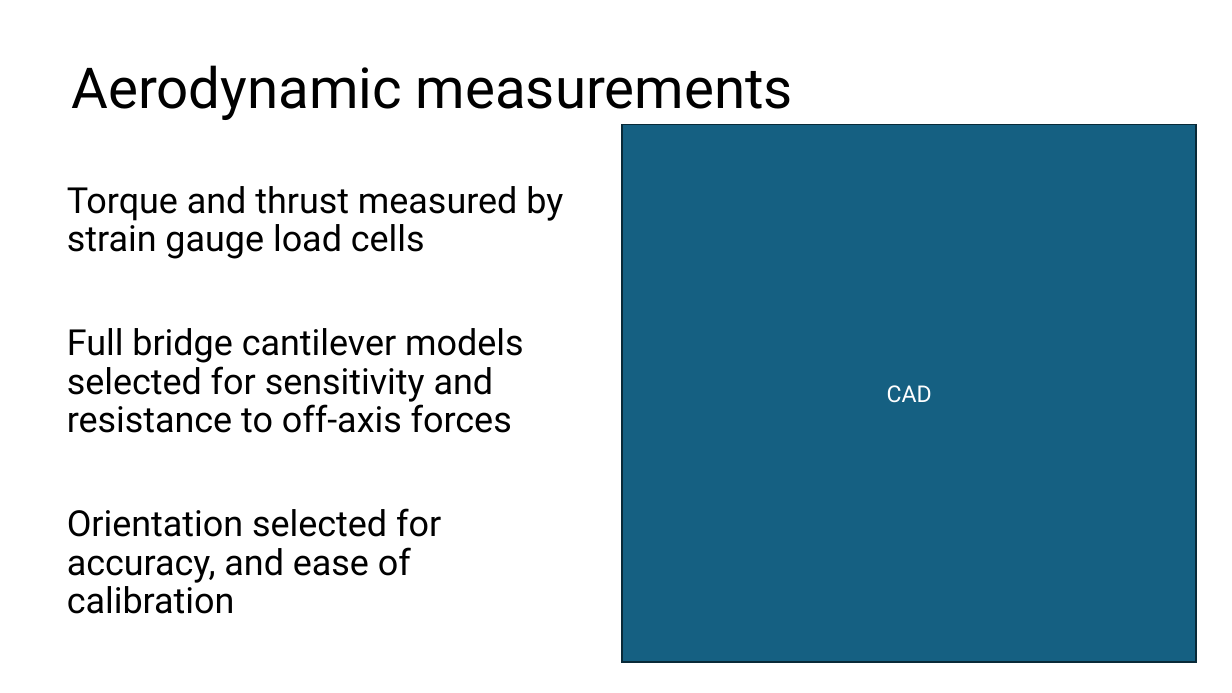
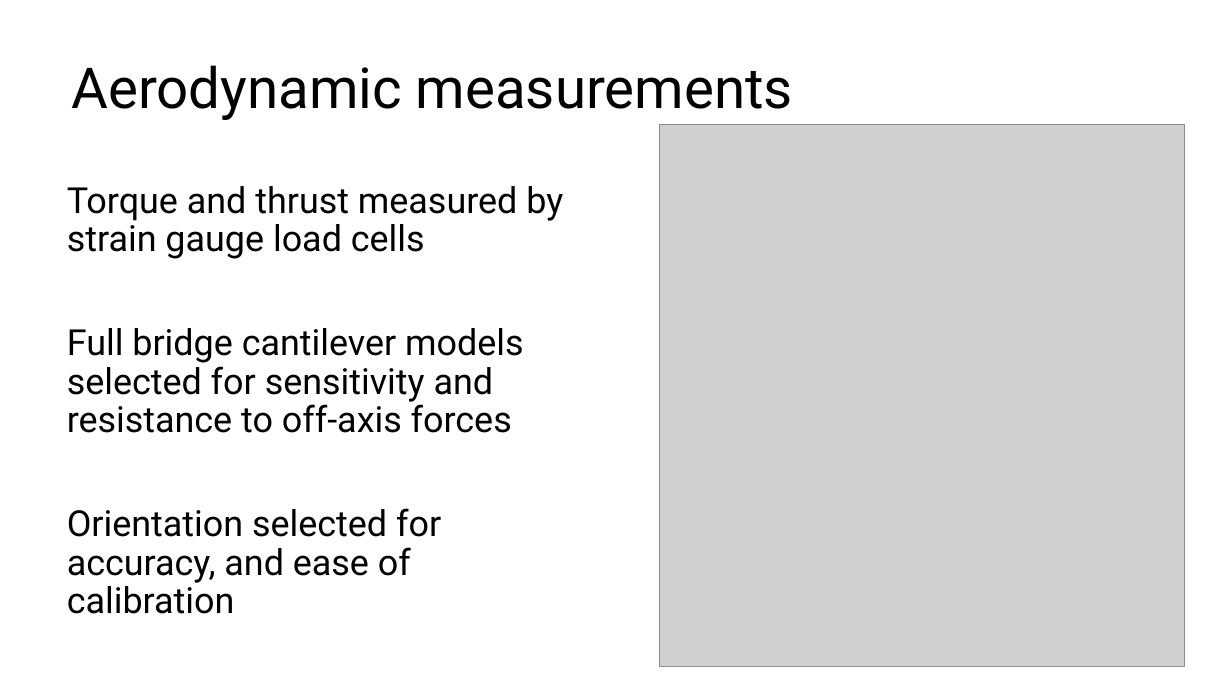
Before and after one commit to lpender3672/propeller-acoustics, a slide deck: slide 6 of deliverables/michaelmas_presentation.pptx (slide 7 before the commit). Drawn at 1232x693 pixels with LibreOffice and Linux fonts; fonts in the diff are those of the drawing; grey boxes stand for pictures. Boxes give left, top, right and bottom in pixels: in the first picture for what was removed or moved away, otherwise in the second. Text is boxed around its words. In the diff, an @@ line names an element or a change of style, - is before the commit and + after.

```diff
--- a/deliverables/michaelmas_presentation.pptx
+++ b/deliverables/michaelmas_presentation.pptx
@@ rectangle removed at bbox=[622, 125, 1196, 663] @@
-CAD
@@ picture added at bbox=[660, 125, 1186, 666] @@
```
Also in this commit, not shown: 5 other slides changed, 2 slides added, 2 slides removed, 6 other files.
